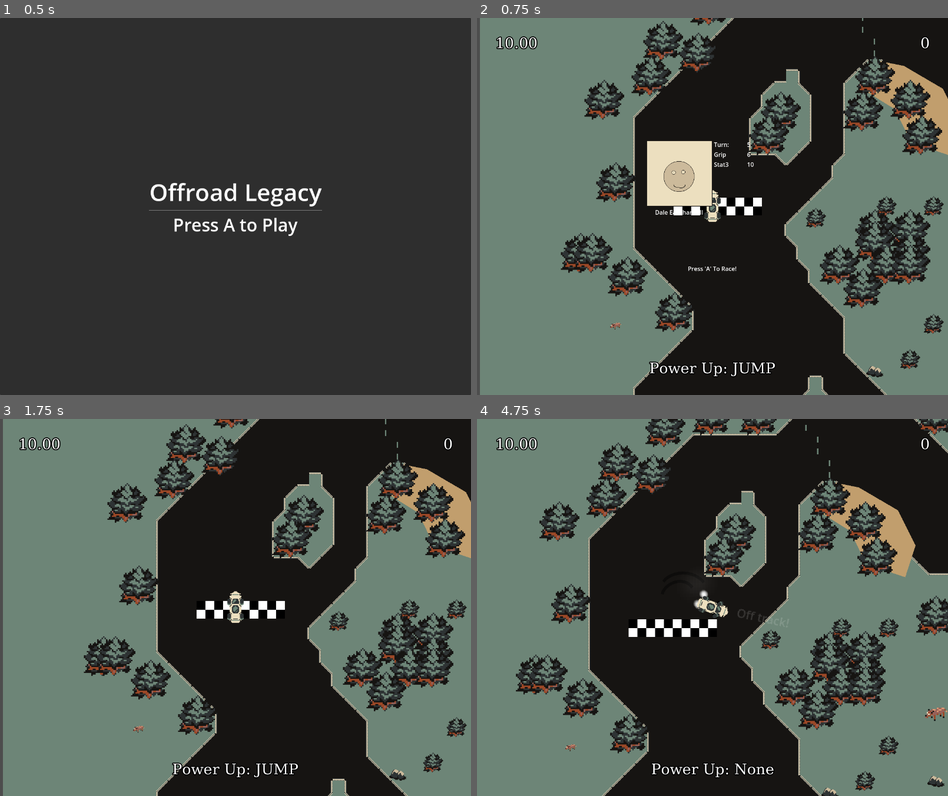
Above: before the commit, frames 1-4 (two rows, left to right).
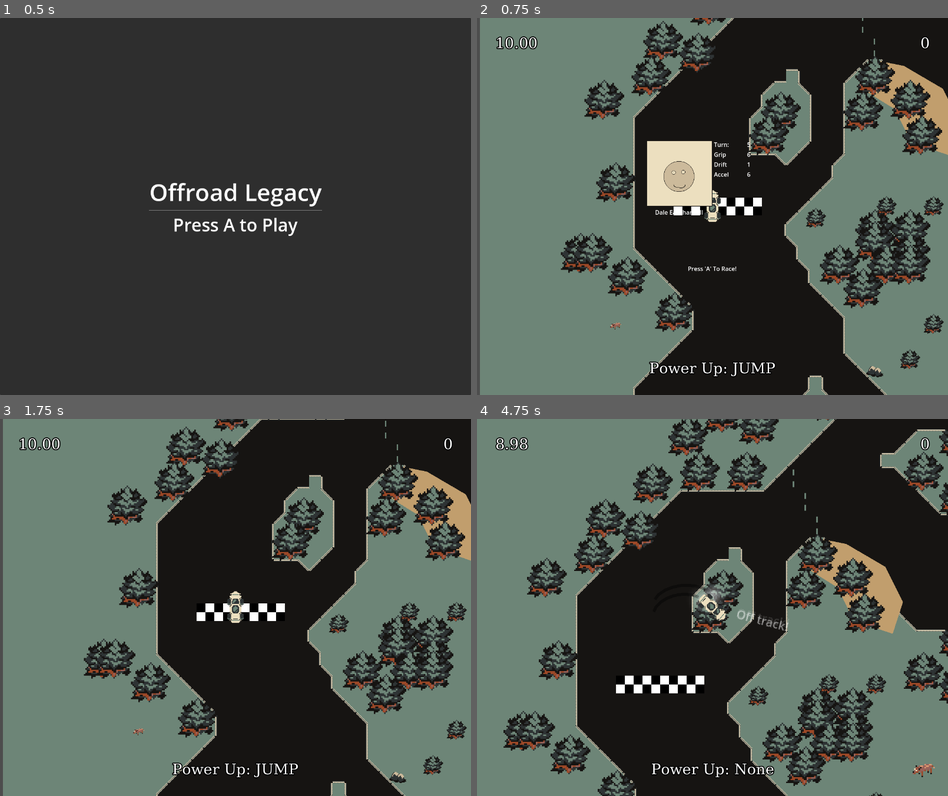
Above: after the commit, the same moments.

Repository: PGComai/Made-at-the-MADE-2025
Game: Godot game, scene res://main_menu.tscn
Same seed, same stepped clock (60 frames per second), same inputs: the game is played once before the commit and once after it.
Inputs:
- Up to frame 1 (0.5 s): no input
- Up to frame 2 (0.75 s): tap A (left) at 0.5 s; hold D (right) from 0.53 s (still down); hold . (a) from 0.53 s (still down)
- Up to frame 3 (1.75 s): tap A (left) at 1.25 s; release D (right) at 1.28 s; release . (a) at 1.28 s; hold S (brake) from 1.28 s (still down); tap . (a) at 1.35 s
- Up to frame 4 (4.75 s): release S (brake) at 2.03 s; hold . (a) 2.03-2.78 s; hold D (right) 2.03-3.53 s; tap . (a) at 2.85, 4.35 s; hold . (a) 3.53-4.28 s; hold A (left) from 3.53 s (still down)

Frame 1 is identical in both runs. In frame 2, less than 0.1% of the frame differs, in the area x 50-59%, y 38-43%; in frame 3, 12%; in frame 4, 38%, in the area x 3-100%, y 0-100%.

Commit message:
added drift and acceleration stats

Diff:
--- a/Scripts/LegacySystem/CharacterData.gd
+++ b/Scripts/LegacySystem/CharacterData.gd
@@ -6,13 +6,14 @@
 @export var last_name: String
 @export var name_suffix: String
 
-@export var base_speed: float
-@export var speed_increase: float
-
+@export var base_speed: int
+@export var speed_increase: int
+@export var acceleration: int
 @export var turn: int
 @export var grip: int
-@export var terrain_slip: float
-@export var terrain_damp: float
+@export var terrain_slip: int
+@export var terrain_damp: int
+@export var drift_power: int
 
 @export var base_item_ammo: int
 
--- a/Scripts/LegacySystem/character_info_ui.gd
+++ b/Scripts/LegacySystem/character_info_ui.gd
@@ -11,3 +11,7 @@
 	stats.get_node("Turn/StatVal").text = str(char_data.turn)
 
 	stats.get_node("Grip/StatVal").text = str(char_data.grip)
+
+	stats.get_node("Drift/StatVal").text = str(char_data.drift_power)
+
+	stats.get_node("Accel/StatVal").text = str(char_data.acceleration)
--- a/Scripts/LegacySystem/legacy_system.gd
+++ b/Scripts/LegacySystem/legacy_system.gd
@@ -41,6 +41,26 @@
 	7: .0
 }
 
+var drift_power_values = {
+	1: 1.1,
+	2: 1.25,
+	3: 1.4,
+	4: 1.55,
+	5: 1.7,
+	6: 1.85,
+	7: 2.0
+}
+
+var acceleration_values = {
+	1: 1.0,
+	2: 1.2,
+	3: 1.4,
+	4: 1.6,
+	5: 1.8,
+	6: 2.0,
+	7: 2.2
+}
+
 func _ready() -> void:
 	generate_character()
 	apply_stats_to_car(current_character_data)
@@ -66,6 +86,8 @@
 	# stats
 	char_data.turn = randi_range(1,7)
 	char_data.grip = randi_range(1,7)
+	char_data.acceleration = randi_range(1,7)
+	char_data.drift_power = randi_range(1,7)
 
 	current_character_data = char_data
 	return char_data
@@ -75,3 +97,5 @@
 	game_car.turn_handling = turn_values[char_data.turn]
 	game_car.grip_stat = grip_values[char_data.grip]
 	game_car.grip_turn_adjustment = grip_turn_adjustment_values[char_data.turn]
+	game_car.drift_power = drift_power_values[char_data.drift_power]
+	game_car.acceleration = acceleration_values[char_data.acceleration]
--- a/car/car.gd
+++ b/car/car.gd
@@ -43,6 +43,7 @@
 	set(value):
 		spin_momentum = clampf(value, 1.0, 2.0)
 var speed: float = INITIAL_SPEED
+var acceleration: float
 var wheels: Array[AnimatedSprite2D]
 var smoke_timer: float = 0.0
 var terrain_slip: float = 1.0
@@ -98,6 +99,7 @@
 var turn_lerp_amount: float = 0.1
 var grip_stat: float = 0.0
 var grip_turn_adjustment: float = 0.0
+var drift_power: float = 1.5
 
 var current_skid_left: TireMark
 var current_skid_right: TireMark
@@ -232,7 +234,7 @@
 	var small_speed: float = clampf(real_vel.length(), 0.0, 1.0)
 
 	var thrust_dir: Vector2 = -global_transform.y
-	velocity += thrust_dir * speed * delta * grip
+	velocity += thrust_dir * speed * delta * grip * acceleration
 	var ideal_vel: Vector2 = -global_transform.y * velocity.length()
 
 	if not jumping:
@@ -261,7 +263,7 @@
 		spin = lerp(spin, turn * 0.4, 0.2)
 	var steer_strength: float = pow(speed, 0.95) * (3.0 / INITIAL_SPEED) * turn_handling
 	if(drifting):
-		steer_strength *= 2.0
+		steer_strength *= (drift_power / turn_handling)
 	car_angle += spin * delta * steer_strength * spin_momentum * grip * terrain_slip
 	rotation = car_angle
 	label_grip.rotation = -rotation
--- a/scenes/main/main.tscn
+++ b/scenes/main/main.tscn
@@ -138,17 +138,34 @@
 text = "10"
 fit_content = true
 
-[node name="Stat3" type="HBoxContainer" parent="CanvasLayer/UI/VBoxContainer/Space/CharacterInfo/VBoxContainer/HBoxContainer/Stats"]
+[node name="Drift" type="HBoxContainer" parent="CanvasLayer/UI/VBoxContainer/Space/CharacterInfo/VBoxContainer/HBoxContainer/Stats"]
 layout_mode = 2
 
-[node name="StatName" type="RichTextLabel" parent="CanvasLayer/UI/VBoxContainer/Space/CharacterInfo/VBoxContainer/HBoxContainer/Stats/Stat3"]
+[node name="StatName" type="RichTextLabel" parent="CanvasLayer/UI/VBoxContainer/Space/CharacterInfo/VBoxContainer/HBoxContainer/Stats/Drift"]
 layout_mode = 2
 size_flags_horizontal = 3
 bbcode_enabled = true
-text = "Stat3"
+text = "Drift"
 fit_content = true
 
-[node name="StatVal" type="RichTextLabel" parent="CanvasLayer/UI/VBoxContainer/Space/CharacterInfo/VBoxContainer/HBoxContainer/Stats/Stat3"]
+[node name="StatVal" type="RichTextLabel" parent="CanvasLayer/UI/VBoxContainer/Space/CharacterInfo/VBoxContainer/HBoxContainer/Stats/Drift"]
+layout_mode = 2
+size_flags_horizontal = 3
+bbcode_enabled = true
+text = "10"
+fit_content = true
+
+[node name="Accel" type="HBoxContainer" parent="CanvasLayer/UI/VBoxContainer/Space/CharacterInfo/VBoxContainer/HBoxContainer/Stats"]
+layout_mode = 2
+
+[node name="StatName" type="RichTextLabel" parent="CanvasLayer/UI/VBoxContainer/Space/CharacterInfo/VBoxContainer/HBoxContainer/Stats/Accel"]
+layout_mode = 2
+size_flags_horizontal = 3
+bbcode_enabled = true
+text = "Accel"
+fit_content = true
+
+[node name="StatVal" type="RichTextLabel" parent="CanvasLayer/UI/VBoxContainer/Space/CharacterInfo/VBoxContainer/HBoxContainer/Stats/Accel"]
 layout_mode = 2
 size_flags_horizontal = 3
 bbcode_enabled = true
